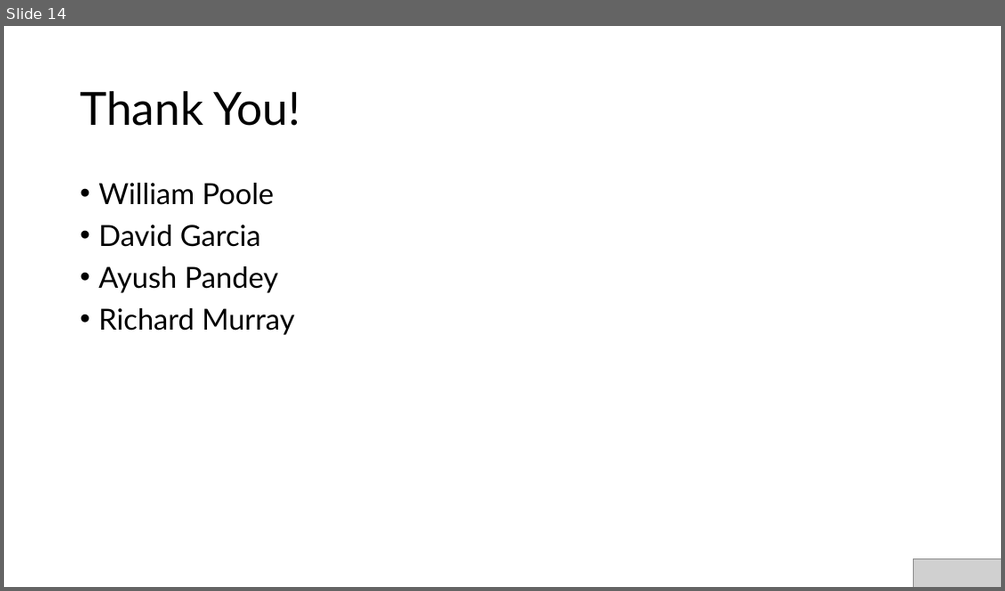
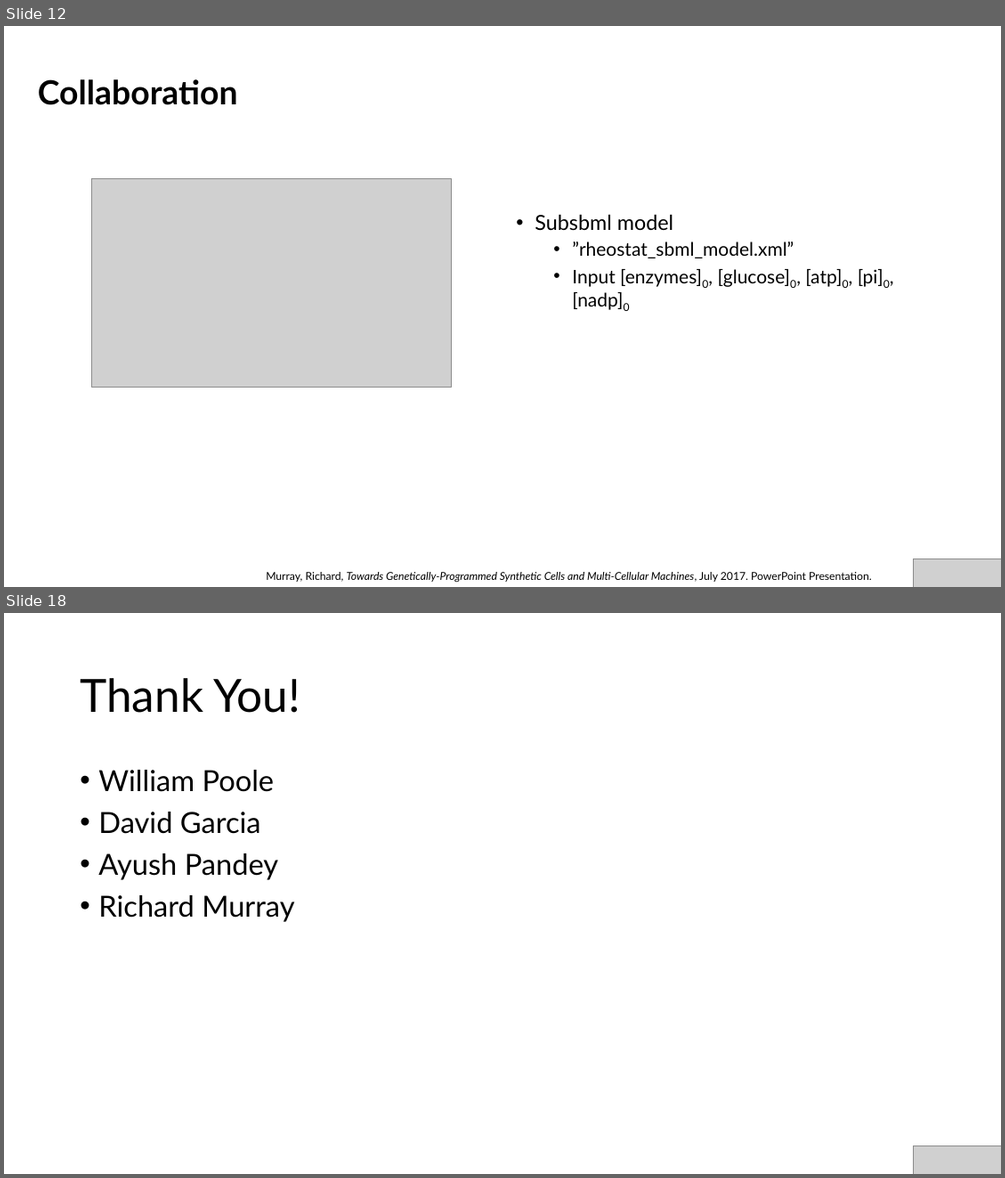
Before and after one commit to AnkitaRoychoudhury/ug_murray, a slide deck: miscellaneous/presentations/20200715_syncell_mtg.pptx. Shown one above the other, each under a label of ours: slide 14 before the commit, slides 12 and 18 after it; the slides between them are not shown. The pictures are 1005x591 and 1005x1178 pixels, drawn with LibreOffice and Linux fonts; fonts in the diff are those of the drawing; grey boxes stand for pictures. Boxes give left, top, right and bottom in pixels: in the first picture for what was removed or moved away, otherwise in the second. Text is boxed around its words. In the diff, an @@ line names an element or a change of style, - is before the commit and + after.

```diff
--- a/miscellaneous/presentations/20200715_syncell_mtg.pptx
+++ b/miscellaneous/presentations/20200715_syncell_mtg.pptx
@@ slide 12 added at (4,26,1001,587), background #FFFFFF @@
@@ title added at (38,79,238,105), 32 pt, text #000000, bold @@
+Collaboration
@@ picture added at (92,179,452,387) @@
@@ text added at (534,214,890,311), 18 pt, text #000000 @@
+• Subsbml model
+  • ”rheostat_sbml_model.xml”
+  • Input [enzymes]0, [glucose]0, [atp]0, [pi]0, [nadp]0
@@ picture added at (914,558,1001,587) @@
@@ text added at (266,572,872,582), 10.5 pt, text #000000, italic @@
+Murray, Richard, Towards Genetically-Programmed Synthetic Cells and Multi-Cellular Machines, July 2017. PowerPoint Presentation.
@@ what was slide 14 is now slide 18 @@
```
Also in this commit, not shown: 8 slides changed, 5 other slides added, 2 slides removed, 27 other files.
